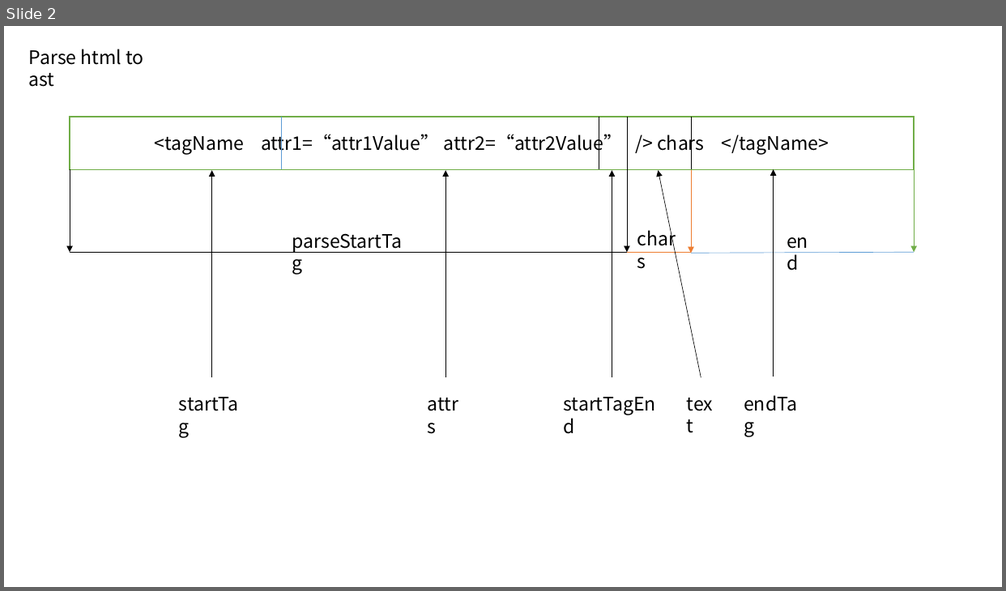
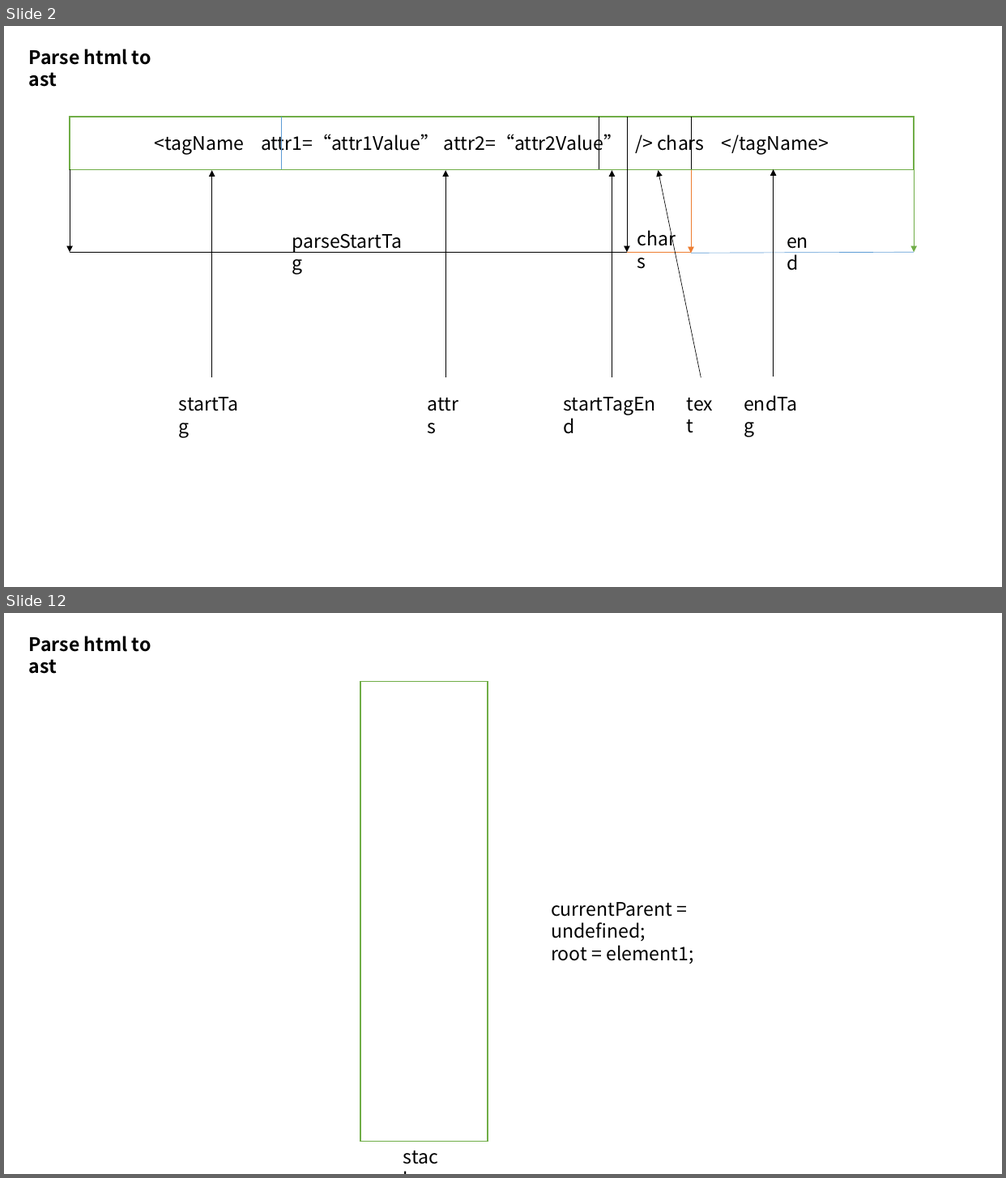
Before and after one commit to Laishuxin/mini-vue-dom, a slide deck: resource/template-dom.pptx. Shown one above the other, each under a label of ours: slide 2 before the commit, slides 2 and 12 after it; the slides between them are not shown. The pictures are 1006x591 and 1006x1178 pixels, drawn with LibreOffice and Linux fonts; fonts in the diff are those of the drawing. Boxes give left, top, right and bottom in pixels: in the first picture for what was removed or moved away, otherwise in the second. Text is boxed around its words. In the diff, an @@ line names an element or a change of style, - is before the commit and + after.

```diff
--- a/resource/template-dom.pptx
+++ b/resource/template-dom.pptx
@@ slide 12 added at [4,613,1002,1174], background #FFFFFF @@
@@ text added at [29,636,151,674], 18 pt, text #000000, bold @@
+Parse html to ast
@@ rectangle added at [360,682,488,1142], fill #FFFFFF, outline #70AD47 1 pt @@
@@ text added at [551,902,693,964], 18 pt, text #000000 @@
+currentParent = undefined;
+root = element1;
@@ text added at [395,1142,452,1171], 18 pt, text #000000 @@
+stack
@@ slide 2 changed as well @@
@@ text "Parse html to ast" at [29,49,151,87]: bold on @@
```
Also in this commit, not shown: 1 other slide changed, 11 other slides added, 16 other files.
